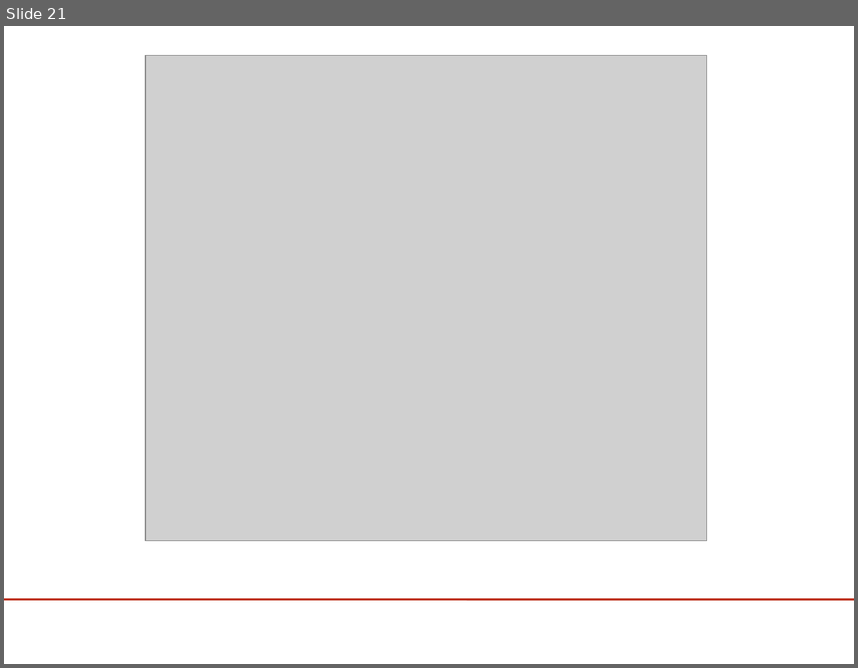
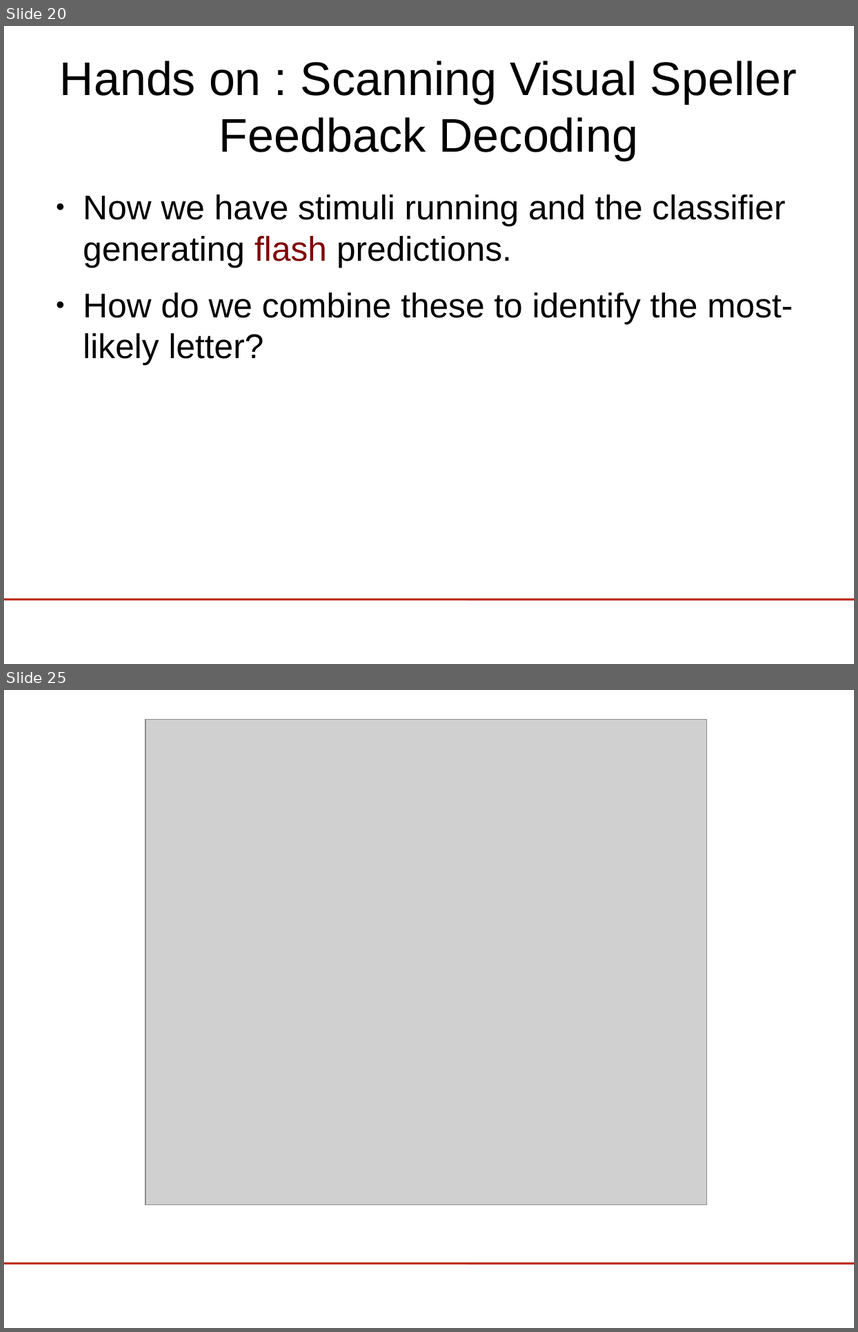
Before and after one commit to jadref/buffer_bci, a slide deck: tutorial/lect5-visspell/visualSpeller.odp. Shown one above the other, each under a label of ours: slide 21 before the commit, slides 20 and 25 after it; the slides between them are not shown. The pictures are 858x668 and 858x1332 pixels, drawn with LibreOffice and Linux fonts; fonts in the diff are those of the drawing; grey boxes stand for pictures; background and template pictures are left out. Boxes give left, top, right and bottom in pixels: in the first picture for what was removed or moved away, otherwise in the second. Text is boxed around its words. In the diff, an @@ line names an element or a change of style, - is before the commit and + after.

```diff
--- a/tutorial/lect5-visspell/visualSpeller.odp
+++ b/tutorial/lect5-visspell/visualSpeller.odp
@@ slide 20 added at [4, 26, 854, 664], background #FFFFFF; not listed: 1 template element that a slide beside it also shows @@
@@ title added at [60, 60, 797, 160], 44 pt, text #000000 @@
+Hands on : Scanning Visual Speller
+Feedback Decoding
@@ text added at [83, 194, 793, 365], 32 pt, text #000000 @@
+● Now we have stimuli running and the classifier generating flash predictions.
+● How do we combine these to identify the most-likely letter?
@@ what was slide 21 is now slide 25 @@
```
Also in this commit, not shown: 5 slides changed, 4 other slides added, 1 slide removed, 1 other file.
